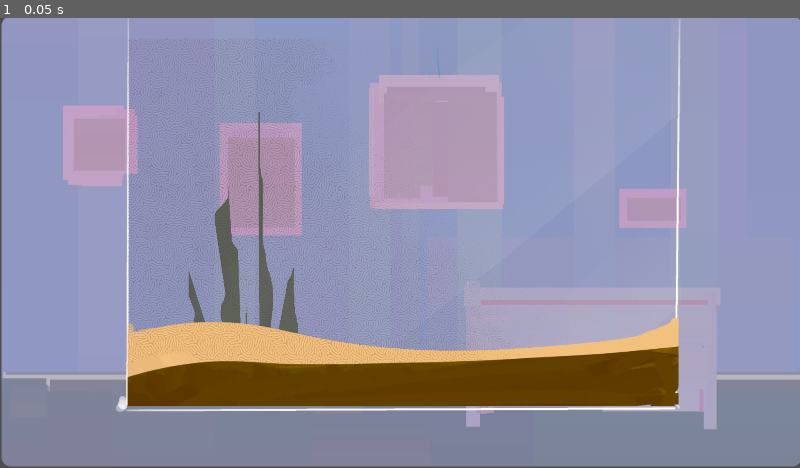
Above: before the commit, frame 1.
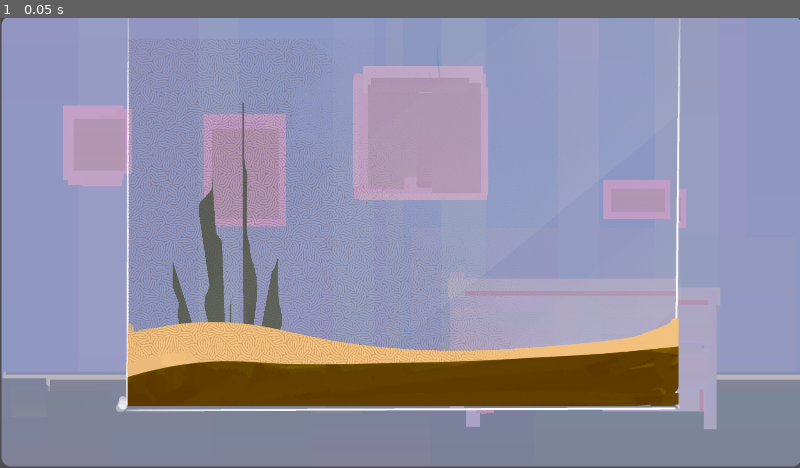
Above: after the commit, the same moment.

Repository: pR1smPrime/BikiniTop25
Game: Godot game, scene res://scenes/levels/robin_playground.tscn
Same seed, same stepped clock (60 frames per second), same inputs: the game is played once before the commit and once after it. This scene is started directly instead of the project's main scene. The engine's default icon, where the game draws it, is replaced by a stand-in: a white triangle on a blue panel in a dark square.
Inputs:
- Up to frame 1 (0.05 s): no input

The runs differ from the first frame. In frame 1, 5.8% of the frame differs, in the area x 16-85%, y 10-87%.

Commit message:
added waves shader

Diff:
--- /dev/null
+++ b/assets/art/spritesAquarium/waver.gdshader
@@ -0,0 +1,24 @@
+shader_type canvas_item;
+
+uniform vec4 color: source_color;
+
+uniform sampler2D fast_noise:  repeat_enable;
+uniform sampler2D screen_content: hint_screen_texture;
+
+uniform vec2 speed =   vec2(0.02, 0.07);
+
+uniform float wave_strength = 2;
+uniform float blend_amount = 1;
+
+void fragment() {
+	vec2 uv = UV + speed * TIME;
+	vec2 noise = texture(fast_noise, uv).rg;
+
+	COLOR = vec4(color.r,color.g,color.b,1) + vec4(noise.x,noise.y,1,1) * blend_amount;
+	COLOR *= texture(screen_content, SCREEN_UV + noise * (wave_strength/100.0));
+}
+
+//void light() {
+	// Called for every pixel for every light affecting the CanvasItem.
+	// Uncomment to replace the default light processing function with this one.
+//}
--- /dev/null
+++ b/assets/art/spritesAquarium/waves.tscn
@@ -0,0 +1,33 @@
+[gd_scene load_steps=7 format=3 uid="uid://cibr5e7jyyld6"]
+
+[ext_resource type="Shader" path="res://assets/art/spritesAquarium/waver.gdshader" id="1_s77na"]
+[ext_resource type="Texture2D" uid="uid://dxtnjbsugbqj3" path="res://icon.svg" id="2_r1c8r"]
+
+[sub_resource type="Gradient" id="Gradient_0o25d"]
+colors = PackedColorArray(0.113536, 0.414788, 1, 1, 0.701559, 0.939389, 1, 1)
+
+[sub_resource type="FastNoiseLite" id="FastNoiseLite_msc6s"]
+noise_type = 3
+frequency = 0.0058
+
+[sub_resource type="NoiseTexture2D" id="NoiseTexture2D_mt6xy"]
+seamless = true
+seamless_blend_skirt = 1.0
+color_ramp = SubResource("Gradient_0o25d")
+noise = SubResource("FastNoiseLite_msc6s")
+
+[sub_resource type="ShaderMaterial" id="ShaderMaterial_n0vbc"]
+shader = ExtResource("1_s77na")
+shader_parameter/color = Color(0.2709, 0.63, 0.54621, 1)
+shader_parameter/speed = Vector2(0.05, 0.06)
+shader_parameter/wave_strength = 2.0
+shader_parameter/blend_amount = 0.5
+shader_parameter/fast_noise = SubResource("NoiseTexture2D_mt6xy")
+
+[node name="waves" type="Node2D"]
+
+[node name="wavify" type="Sprite2D" parent="."]
+material = SubResource("ShaderMaterial_n0vbc")
+position = Vector2(964.75, -559)
+scale = Vector2(10.3008, 6.70312)
+texture = ExtResource("2_r1c8r")
--- a/scenes/levels/robin_playground.tscn
+++ b/scenes/levels/robin_playground.tscn
@@ -1,9 +1,11 @@
-[gd_scene load_steps=8 format=3 uid="uid://b027ormyckgur"]
+[gd_scene load_steps=11 format=3 uid="uid://b027ormyckgur"]
 
 [ext_resource type="Texture2D" uid="uid://jodkoy0q3to6" path="res://assets/art/backgrounds/tx_bg_room01.png" id="1_f1gr0"]
 [ext_resource type="Texture2D" uid="uid://cfij0t8fhkfab" path="res://assets/art/spritesAquarium/tx_Aquarium01_Overlay.png" id="2_m7w2o"]
 [ext_resource type="Texture2D" uid="uid://bjj4gt5w22o8q" path="res://assets/art/spritesAquarium/tx_Aquarium01_Floor.png" id="3_2eqx7"]
+[ext_resource type="Shader" path="res://assets/art/spritesAquarium/waver.gdshader" id="5_6nqq7"]
 [ext_resource type="Texture2D" uid="uid://imotidmhn4jx" path="res://assets/art/spritesEnvironment/tx_environment_plant02_2.png" id="5_cs1qn"]
+[ext_resource type="Texture2D" uid="uid://dxtnjbsugbqj3" path="res://icon.svg" id="6_lgpjv"]
 
 [sub_resource type="Shader" id="Shader_eh8hc"]
 code = "shader_type canvas_item;
@@ -28,6 +30,10 @@
 shader_parameter/speed = 40.0
 shader_parameter/strength = 0.2
 shader_parameter/noise_texture = SubResource("NoiseTexture2D_f4t5j")
+
+[sub_resource type="ShaderMaterial" id="ShaderMaterial_h6imf"]
+shader = ExtResource("5_6nqq7")
+shader_parameter/color = null
 
 [node name="groundBase" type="Node2D"]
 position = Vector2(-1, 0)
@@ -62,3 +68,9 @@
 [node name="Camera2D" type="Camera2D" parent="."]
 position = Vector2(957, -532)
 scale = Vector2(0.474684, 0.48435)
+
+[node name="waverizer" type="Sprite2D" parent="."]
+material = SubResource("ShaderMaterial_h6imf")
+position = Vector2(969, -609)
+scale = Vector2(10.2344, 7.39062)
+texture = ExtResource("6_lgpjv")
